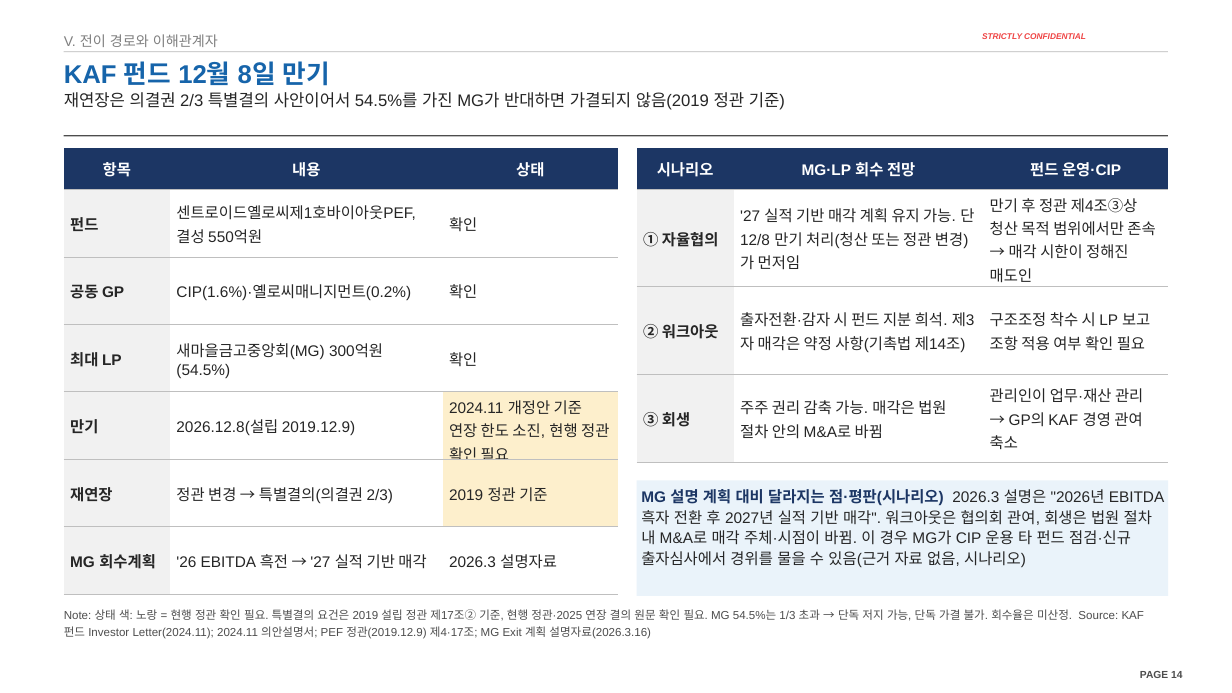
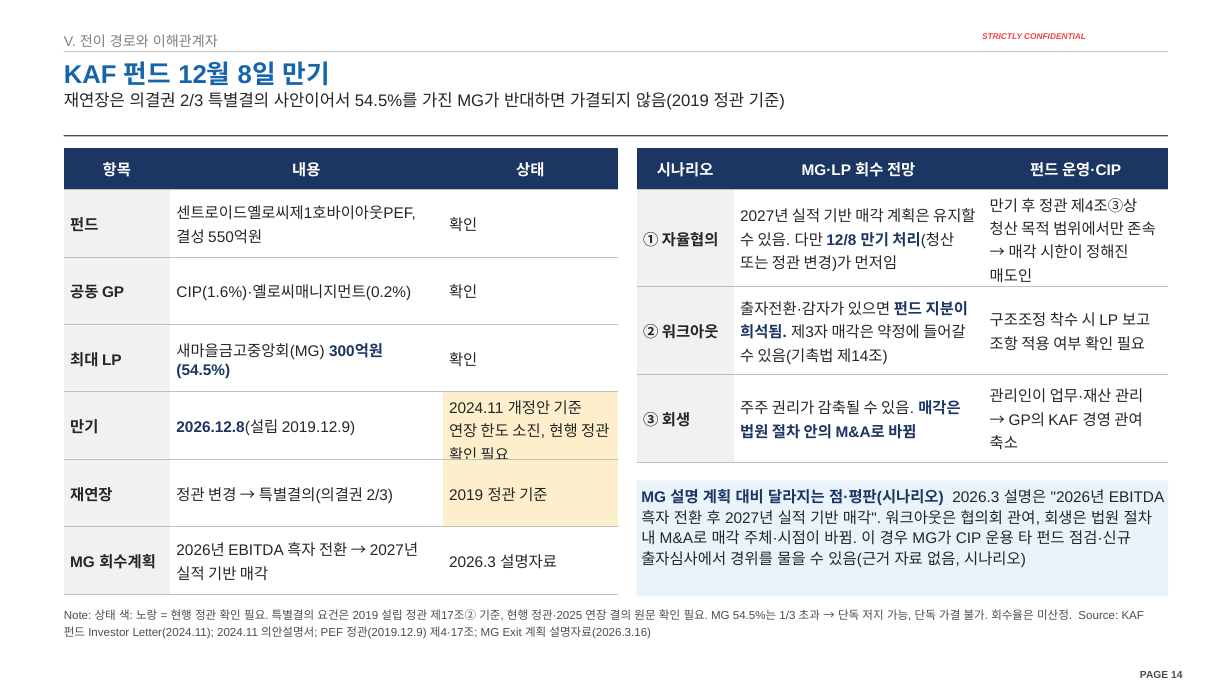
Before and after one commit to jogyesung/GS-Secretary, a slide deck: slide 14 of outputs/CIP_KAF_솔리드_자금조달차질_시나리오_20261118.pptx. Drawn at 1232x693 pixels with LibreOffice and Linux fonts; fonts in the diff are those of the drawing; background and template pictures are left out. Boxes give left, top, right and bottom in pixels: in the first picture for what was removed or moved away, otherwise in the second. Text is boxed around its words. In the diff, an @@ line names an element or a change of style, - is before the commit and + after.

```diff
--- a/outputs/CIP_KAF_솔리드_자금조달차질_시나리오_20261118.pptx
+++ b/outputs/CIP_KAF_솔리드_자금조달차질_시나리오_20261118.pptx
@@ table at (x1=64, y1=148, x2=618, y2=594) @@
-row 7, column 2: '26 EBITDA 흑전 → '27 실적 기반 매각
+row 7, column 2: 2026년 EBITDA 흑자 전환 → 2027년 실적 기반 매각
@@ text colour #262626 to #1C3664, bold on in "300억원(54.5%)", "2026.12.8(설립" @@
@@ table at (x1=637, y1=148, x2=1168, y2=462) @@
-row 2, column 2: '27 실적 기반 매각 계획 유지 가능. 단 12/8 만기 처리(청산 또는 정관 변경)가 먼저임
+row 2, column 2: 2027년 실적 기반 매각 계획은 유지할 수 있음. 다만 12/8 만기 처리(청산 또는 정관 변경)가 먼저임
-row 3, column 2: 출자전환·감자 시 펀드 지분 희석. 제3자 매각은 약정 사항(기촉법 제14조)
+row 3, column 2: 출자전환·감자가 있으면 펀드 지분이 희석됨. 제3자 매각은 약정에 들어갈 수 있음(기촉법 제14조)
-row 4, column 2: 주주 권리 감축 가능. 매각은 법원 절차 안의 M&A로 바뀜
+row 4, column 2: 주주 권리가 감축될 수 있음. 매각은 법원 절차 안의 M&A로 바뀜
```
Also in this commit, not shown: 15 other slides changed, 1 other file.
